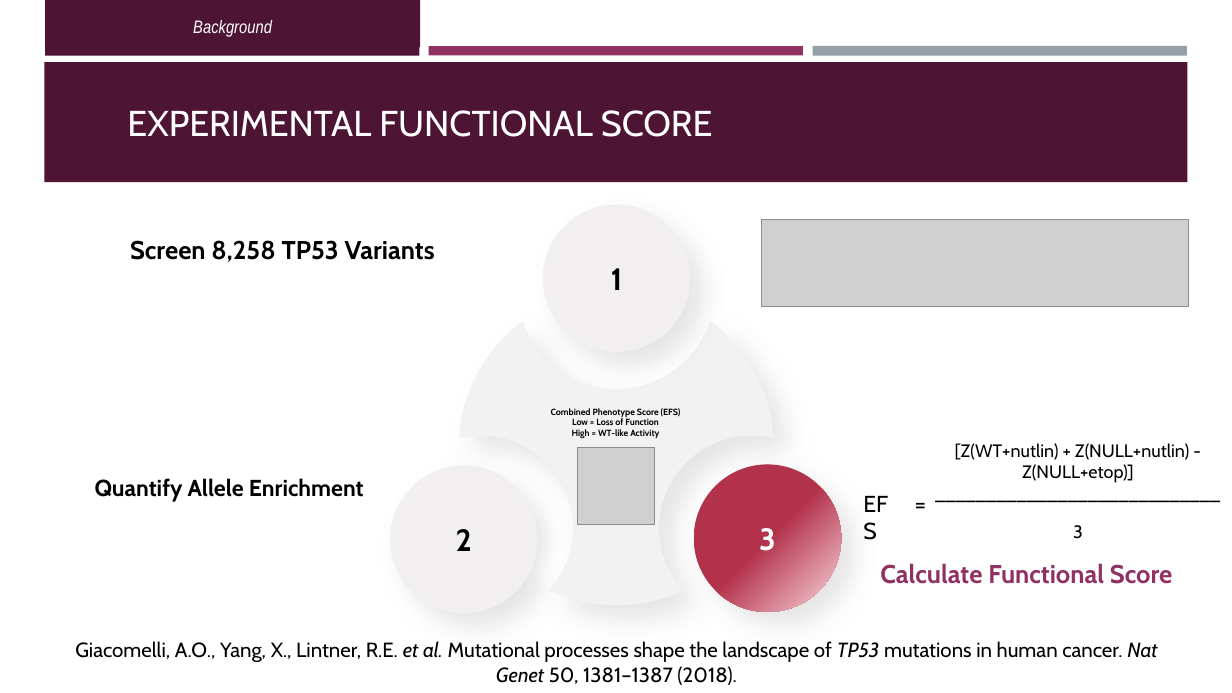
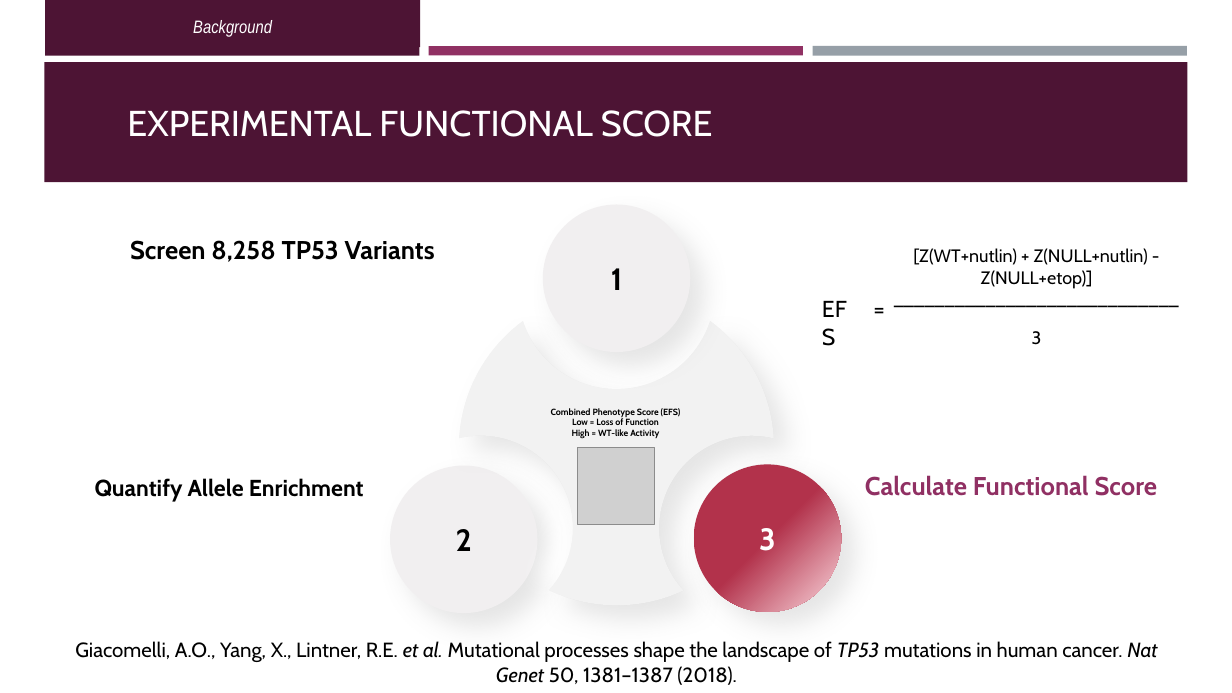
Before and after one commit to OrnitB/cancer_bioinformatics, a slide deck: slide 6 of project/project_background/Final Project Presentation - Ornit - Cancer Bioinfo March 2026.pptx. Drawn at 1232x693 pixels with LibreOffice and Linux fonts; fonts in the diff are those of the drawing; grey boxes stand for pictures. Boxes give left, top, right and bottom in pixels: in the first picture for what was removed or moved away, otherwise in the second. Text is boxed around its words. In the diff, an @@ line names an element or a change of style, - is before the commit and + after.

```diff
--- a/project/project_background/Final Project Presentation - Ornit - Cancer Bioinfo March 2026.pptx
+++ b/project/project_background/Final Project Presentation - Ornit - Cancer Bioinfo March 2026.pptx
@@ picture removed at [762, 219, 1189, 306] @@
@@ text "[Z(WT+nutlin) + Z(NULL+nutlin) - Z(NULL+etop)]": place and size @@
-text "[Z(WT+nutlin) + Z(NULL+nutlin) - Z(NULL+etop)]" at [955, 443, 1189, 483]
+text "[Z(WT+nutlin) + Z(NULL+nutlin) - Z(NULL+etop)]" at [913, 248, 1148, 289]
@@ text "=": place and size @@
-text "=" at [906, 484, 938, 521]
+text "=" at [864, 290, 897, 327]
@@ text "Calculate Functional Score": place and size @@
-text "Calculate Functional Score" at [880, 563, 1173, 584]
+text "Calculate Functional Score" at [865, 475, 1158, 496]
```
Also in this commit, not shown: 7 other slides changed, 4 slides removed.
